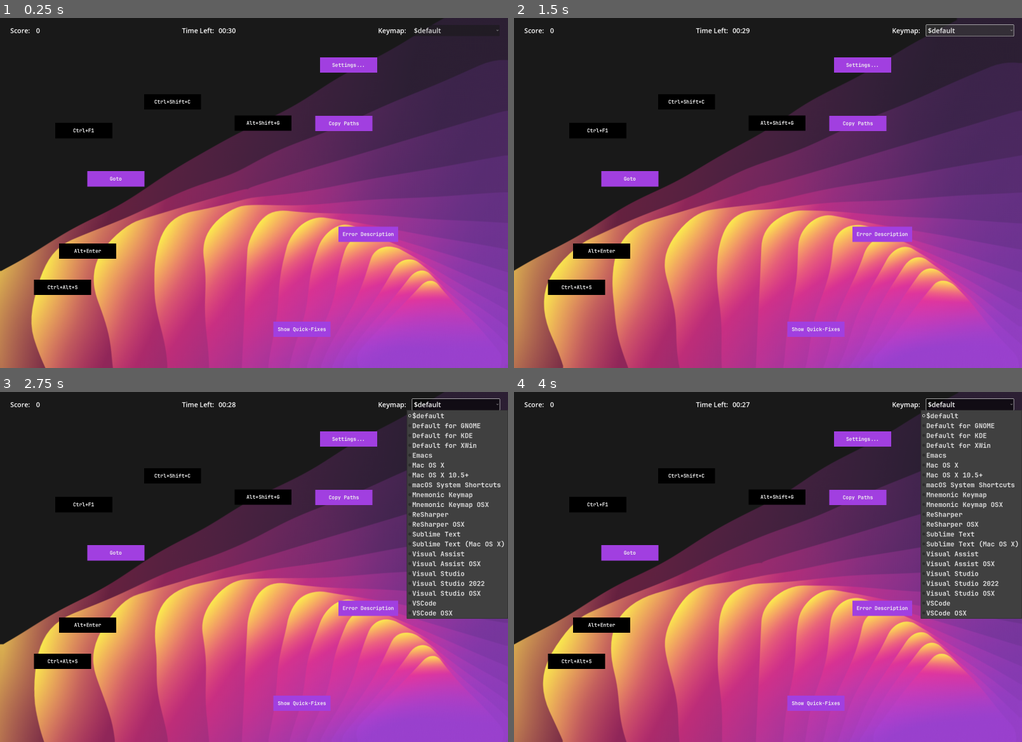
Above: before the commit, frames 1-4 (two rows, left to right).
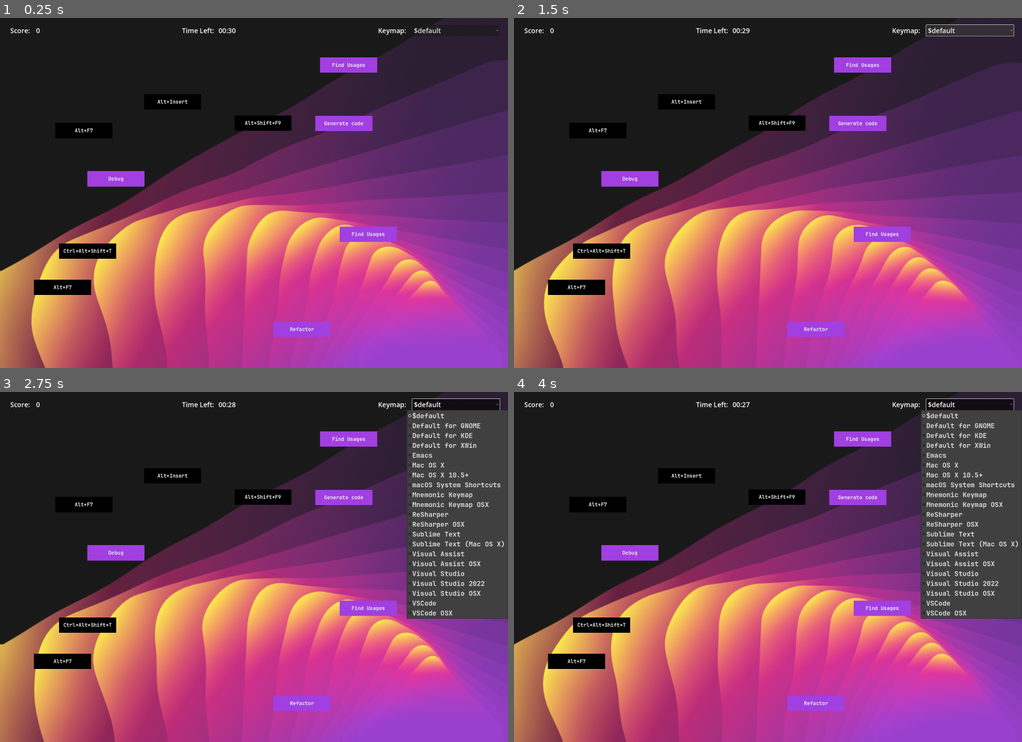
Above: after the commit, the same moments.

Repository: khalidabuhakmeh/godot-drag-drop-quiz
Game: Godot game, scene res://scenes/main.tscn
Same seed, same stepped clock (60 frames per second), same inputs: the game is played once before the commit and once after it.
Inputs (mouse positions are in pixels of both pictures, inside the frame that each line leads up to):
- Up to frame 1 (0.25 s): no input
- Up to frame 2 (1.5 s): click "$default" at 0.5 s; click "$default" at 1.25 s
- Up to frame 3 (2.75 s): click "$default" at 2 s
- Up to frame 4 (4 s): move the mouse to (879, 549) at 2.77 s; move the mouse to (666, 584) at 3.52 s

The runs differ from the first frame. In frame 1, 0.5% of the frame differs, in the area x 9-79%, y 12-90%; in frame 2, 0.5%; in frame 3, 0.5%; in frame 4, 0.5%.

Commit message:
Add levels infrastructure

Diff:
--- a/scripts/Action.gd
+++ b/scripts/Action.gd
@@ -1,7 +1,7 @@
 extends Node
 class_name Action
 
-@export var id:String = ""
+@export var id: String = ""
 @export var description: String = "";
 @export var shortcuts: Array[ShortcutCombo];
 
--- /dev/null
+++ b/scripts/Level.gd
@@ -0,0 +1,18 @@
+extends Node
+class_name Level
+
+@export var level_name: String = "";
+@export var include: String = "";
+@export var actions: Array[Action];
+
+# Called when the node enters the scene tree for the first time.
+func _init(initial_level_name: String, initial_include: String) -> void:
+	self.level_name = initial_level_name
+	self.include = initial_include
+
+func print_debug() -> void:
+	print("level name: " + level_name)
+	for action in actions:
+		var id = action.id
+		var description = action.description
+		print("    action: " + id + " (" + description + ")")
--- a/scripts/StateManager.gd
+++ b/scripts/StateManager.gd
@@ -6,6 +6,8 @@
 signal round_start()
 
 const POINTS = 100
+
+@export var current_level_name = "Medium" # todo: make selectable
 
 @export var currently_dragging: Draggable
 @export var round_time = 61
@@ -24,6 +26,7 @@
 
 @export var layouts: Array[Layout];
 @export var actions: Array[Action];
+@export var levels: Array[Level];
 @export var current_layout: Layout:
 	set(value):
 		layout_changed.emit(value)
@@ -36,8 +39,9 @@
 # Called when the node enters the scene tree for the first time.
 func _ready() -> void:
 	process_keymaps()
+	process_levels()
 	current_layout = layouts[0] # set to $default
-	var random = get_random_action()
+	var random = get_random_level_action(current_level_name)
 	random.print_debug()
 	time_left = round_time
 	round_start.emit()
@@ -79,16 +83,96 @@
 				parser.read()
 				var keys = parser.get_node_data()
 				current_action.shortcuts.push_back(ShortcutCombo.new(layout, keys))
-
-func get_random_action() -> ActionShortcutCombo:
-
-	var filter_shortcut_by_layout = func(s:ShortcutCombo):
+	# push last action
+	if (current_action != null and !current_action.shortcuts.is_empty()):
+		actions.push_back(current_action)
+
+func process_levels() -> void:
+	var parser = XMLParser.new()
+	parser.open("res://levels.xml")
+	var current_level: Level
+	var current_action: Action
+	while parser.read() != ERR_FILE_EOF:
+		var node_type = parser.get_node_type()
+		if node_type == XMLParser.NODE_ELEMENT:
+			var node_name = parser.get_node_name()
+			# get the level
+			if (node_name == "level"):
+				current_level = Level.new(parser.get_named_attribute_value("name"), parser.get_named_attribute_value_safe("include"))
+				levels.push_back(current_level)
+			# get the actions
+			if (node_name == "action"):
+				# only push actions have shortcuts
+				if (current_action != null and !current_action.shortcuts.is_empty()):
+					current_level.actions.push_back(current_action)
+				# get a known action by id
+				var id = parser.get_named_attribute_value("id")
+				if (id == "*"):
+					# copy all actions
+					for action in actions:
+						if (!action.shortcuts.is_empty()):
+							current_level.actions.push_back(duplicate_action(action))
+					current_action = null
+				else:
+					# copy specific action
+					var filter_actions_by_id = func(a: Action):
+						return a.id == id
+
+					var filtered_actions = actions.filter(filter_actions_by_id)
+					if (filtered_actions.size() > 0):
+						current_action = duplicate_action(filtered_actions[0])
+					else:
+						current_action = null
+			# override action description if present
+			if (node_name == "description" and current_action != null):
+				# move to NODE_TEXT
+				parser.read()
+				var description = parser.get_node_data()
+				current_action.description = description
+			# override action shortcut if present
+			if (node_name == "shortcut" and current_action != null):
+				# move to NODE_TEXT
+				parser.read()
+				var keys = parser.get_node_data()
+
+				# for now, override in all layouts
+				for layout in layouts:
+					current_action.shortcuts.push_back(ShortcutCombo.new(layout.layout_name, keys))
+	# push last action
+	if (current_level != null and current_action != null and !current_action.shortcuts.is_empty()):
+		current_level.actions.push_back(current_action)
+
+func duplicate_action(current_action: Action) -> Action:
+	# rebuilding a copy of the action here so we can make further modifications later on
+	# note: .duplicate() does not work to clone a Node
+	var new_action = Action.new(current_action.id)
+	new_action.description = current_action.description
+	for combo in current_action.shortcuts:
+		new_action.shortcuts.push_back(ShortcutCombo.new(combo.layout_name, combo.key))
+
+	return new_action
+
+func get_random_level_action(level_name: String) -> ActionShortcutCombo:
+
+	var filter_level_by_level_name = func(s: Level):
+		return s.level_name == level_name
+
+	var filter_shortcut_by_layout = func(s: ShortcutCombo):
 		return s.layout_name == current_layout.layout_name
 
-	var filter_actions_by_layout = func(s:Action):
+	var filter_actions_by_layout = func(s: Action):
 		return s.shortcuts.any(filter_shortcut_by_layout)
 
-	var action_in_layout = actions.filter(filter_actions_by_layout).pick_random()
+	var level = levels.filter(filter_level_by_level_name)[0]
+	var level_actions = level.actions
+	if (level.include != ""):
+		var filter_level_by_included_level_name = func(s: Level):
+			return s.level_name == level.include
+
+		var included_level = levels.filter(filter_level_by_included_level_name)[0]
+		level_actions.append_array(included_level.actions)
+
+	var action_in_layout = level_actions.filter(filter_actions_by_layout).pick_random()
 	var shorcut_in_layout = action_in_layout.shortcuts.filter(filter_shortcut_by_layout).pick_random()
 	return ActionShortcutCombo.new(action_in_layout, shorcut_in_layout)
 
--- a/scripts/main.gd
+++ b/scripts/main.gd
@@ -52,7 +52,8 @@
 
 	for i in total_pairs:
 		var instance = pair_scene.instantiate()
-		instance.shortcut_combo = StateManager.get_random_action()
+		# review: need to make sure the combos are unique
+		instance.shortcut_combo = StateManager.get_random_level_action(StateManager.current_level_name)
 		instance.set_random_position(window_size)
 		instance.add_to_group("pieces")
 		play_field.add_child(instance)
Not shown, added: levels.xml
